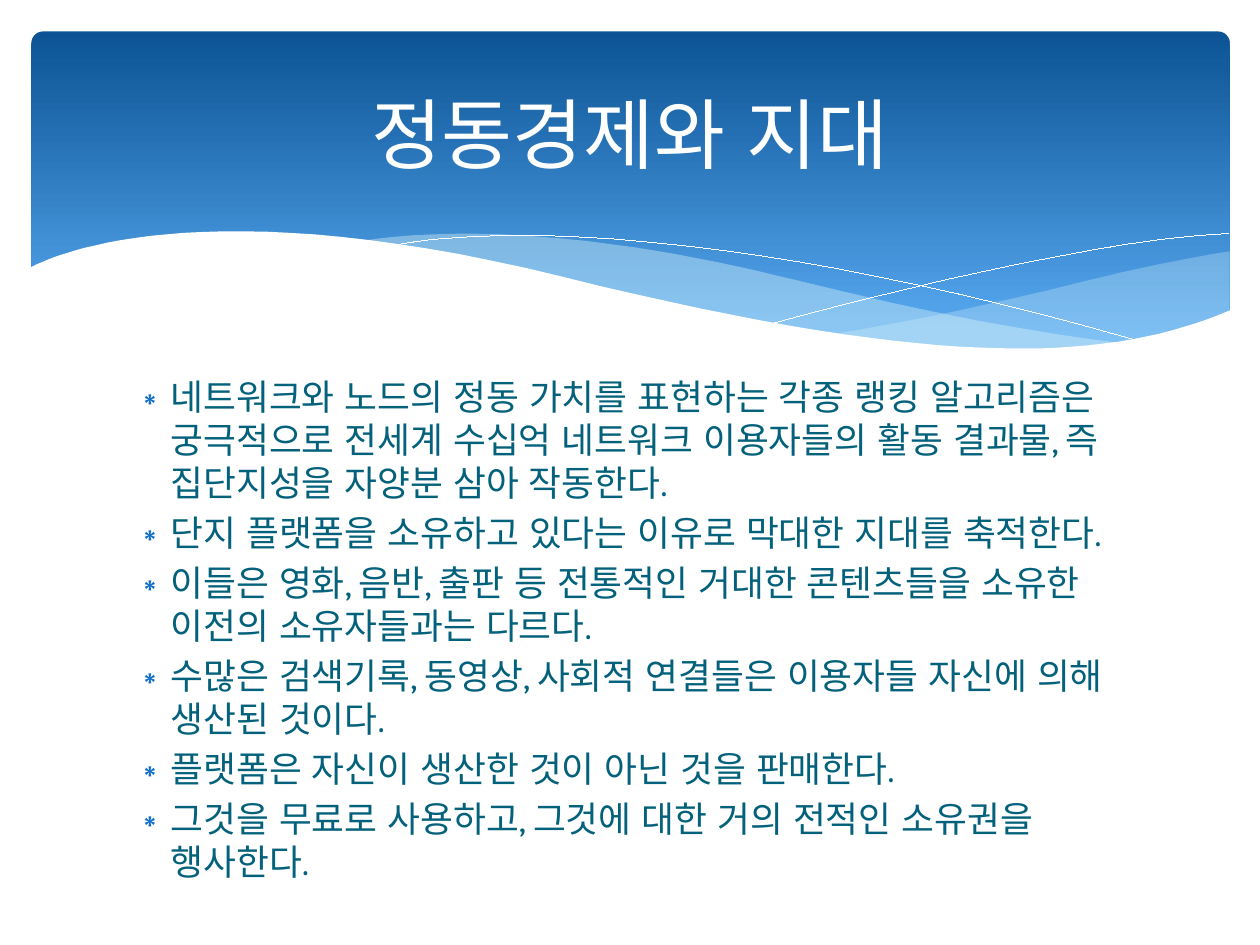
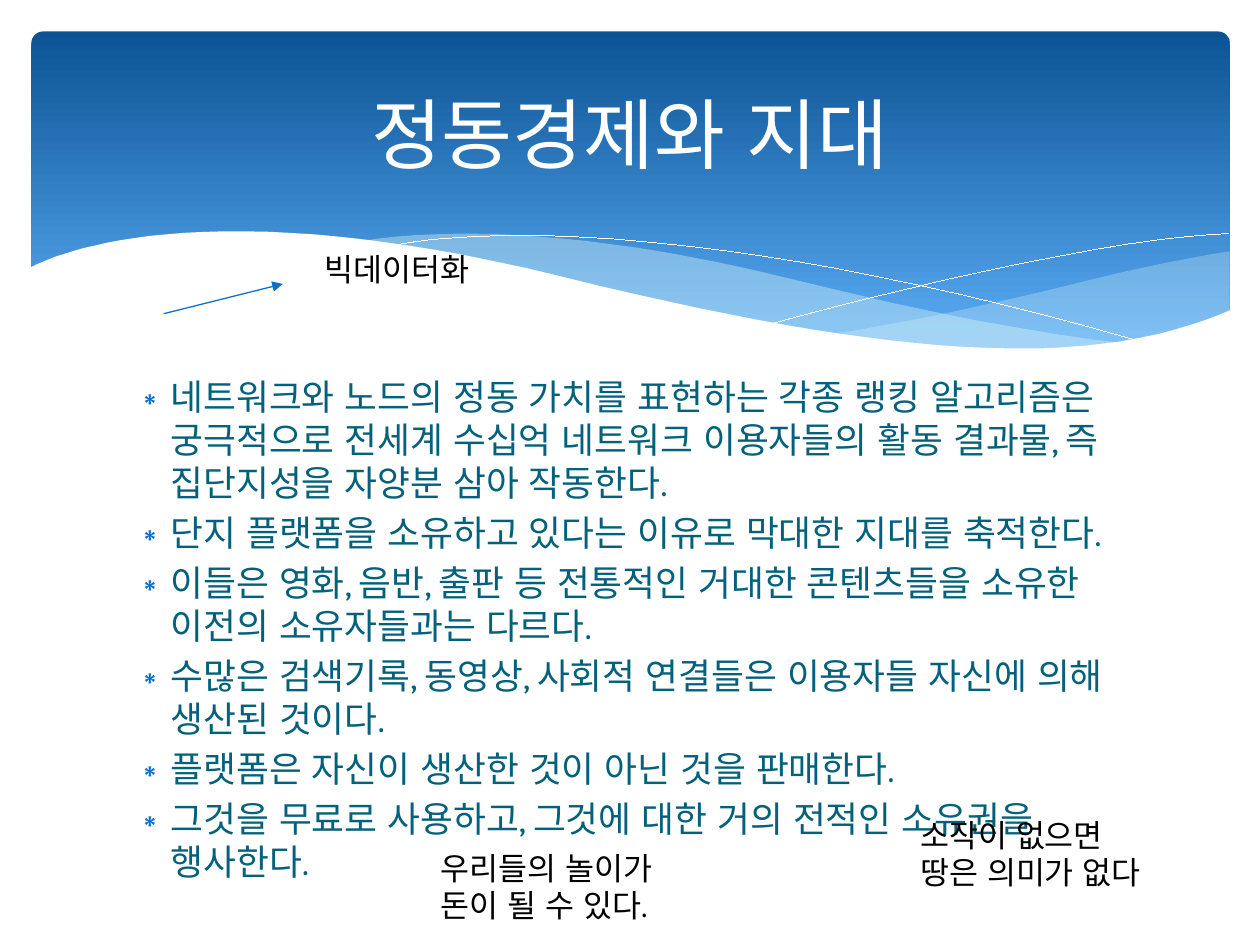
Before and after one commit to dw5450/3rd_grade_study, a slide deck: slide 43 of 과학기술과미디어/수업 ppt/13강 디지털-정리.pptx. Drawn at 1260x945 pixels with LibreOffice and Linux fonts; fonts in the diff are those of the drawing. Boxes give left, top, right and bottom in pixels: in the first picture for what was removed or moved away, otherwise in the second. Text is boxed around its words. In the diff, an @@ line names an element or a change of style, - is before the commit and + after.

```diff
--- a/과학기술과미디어/수업 ppt/13강 디지털-정리.pptx
+++ b/과학기술과미디어/수업 ppt/13강 디지털-정리.pptx
@@ text added at (325,249,470,284), 18 pt, text #000000 @@
+빅데이터화
@@ arrow added from (164, 314) to (282, 284), #0F6FC6 0.75 pt @@
@@ text added at (920,814,1141,887), 18 pt, text #000000 @@
+소작이 없으면
+땅은 의미가 없다
@@ text added at (441,854,652,920), 18 pt, text #000000 @@
+우리들의 놀이가
+돈이 될 수 있다.
```
Also in this commit, not shown: 12 other slides changed, 29 other files.
